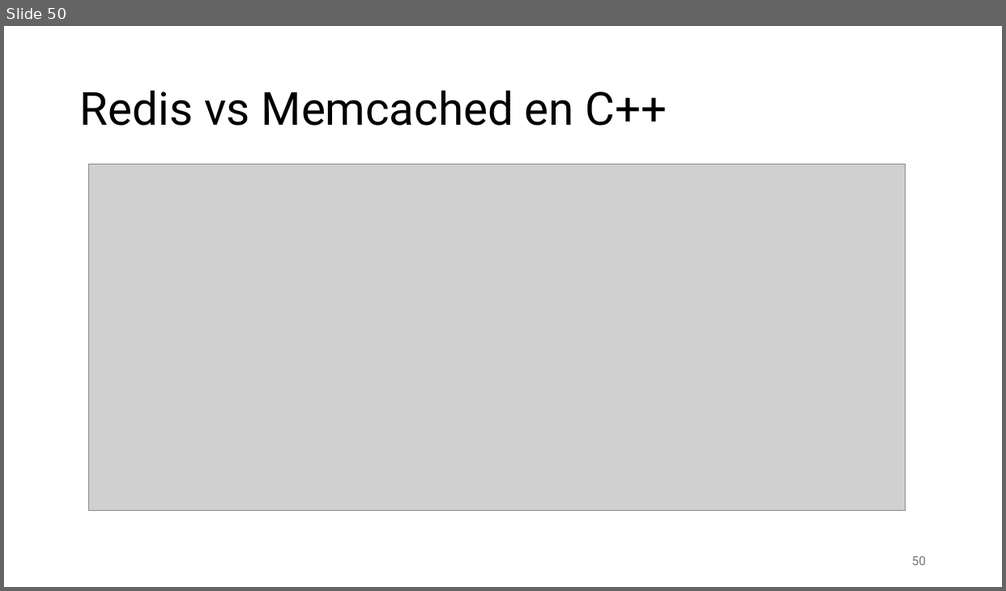
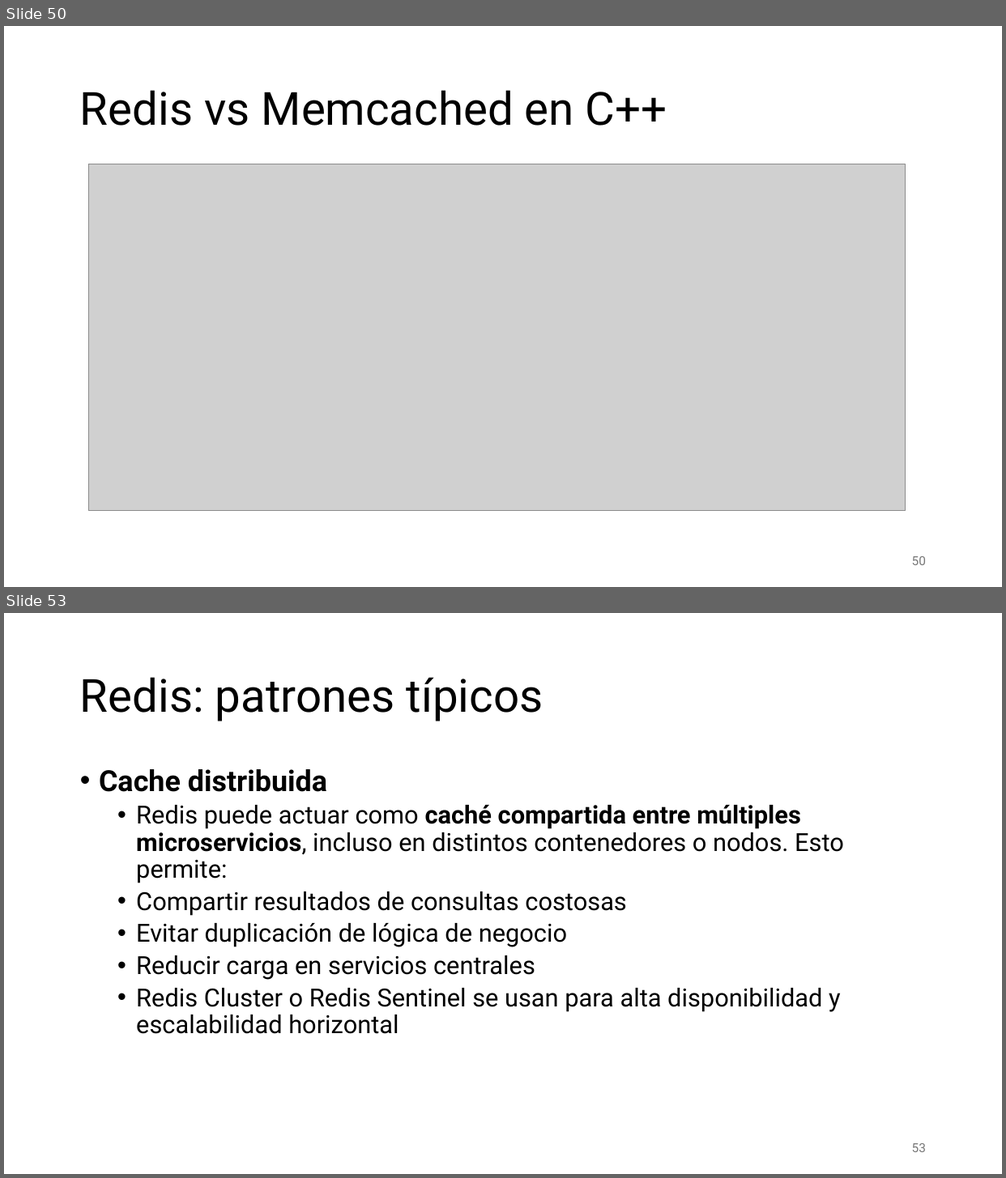
Before and after one commit to aldebarran22/CURSO_CPP_SERVICIOS_30H, a slide deck: doc/4_Gestion_estado_persistencia.pptx. Shown one above the other, each under a label of ours: slide 50 before the commit, slides 50 and 53 after it; the slides between them are not shown. The pictures are 1006x591 and 1006x1178 pixels, drawn with LibreOffice and Linux fonts; fonts in the diff are those of the drawing; grey boxes stand for pictures. Boxes give left, top, right and bottom in pixels: in the first picture for what was removed or moved away, otherwise in the second. Text is boxed around its words. In the diff, an @@ line names an element or a change of style, - is before the commit and + after.

```diff
--- a/doc/4_Gestion_estado_persistencia.pptx
+++ b/doc/4_Gestion_estado_persistencia.pptx
@@ slide 53 added at [4,613,1002,1174], background #FFFFFF @@
@@ title added at [80,677,543,722], 44 pt, text #000000 @@
+Redis: patrones típicos
@@ text added at [99,769,844,1034], 24 pt, text #000000 @@
+• Cache distribuida
+  • Redis puede actuar como caché compartida entre múltiples microservicios, incluso en distintos contenedores o nodos. Esto permite:
+  • Compartir resultados de consultas costosas
+  • Evitar duplicación de lógica de negocio
+  • Reducir carga en servicios centrales
+  • Redis Cluster o Redis Sentinel se usan para alta disponibilidad y escalabilidad horizontal
@@ page number added at [912,1144,926,1152], 12 pt, text #797979 @@
+53
```
Also in this commit, not shown: 1 slide changed, 14 other slides added, 1 slide removed, 21 other files.
